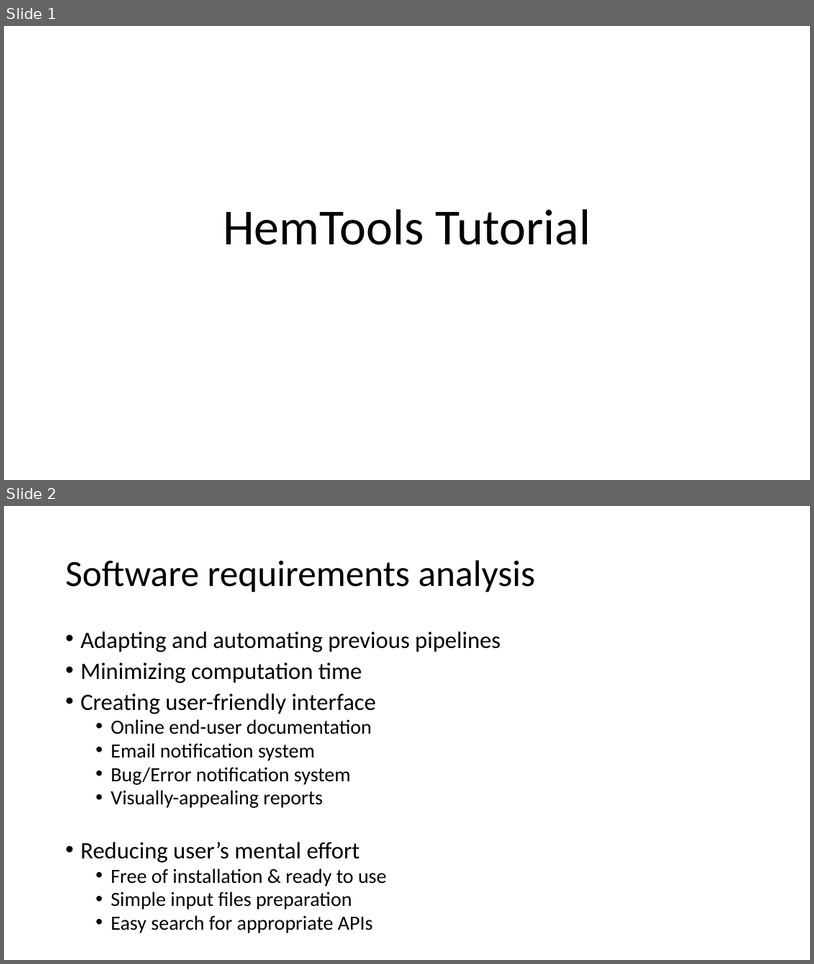
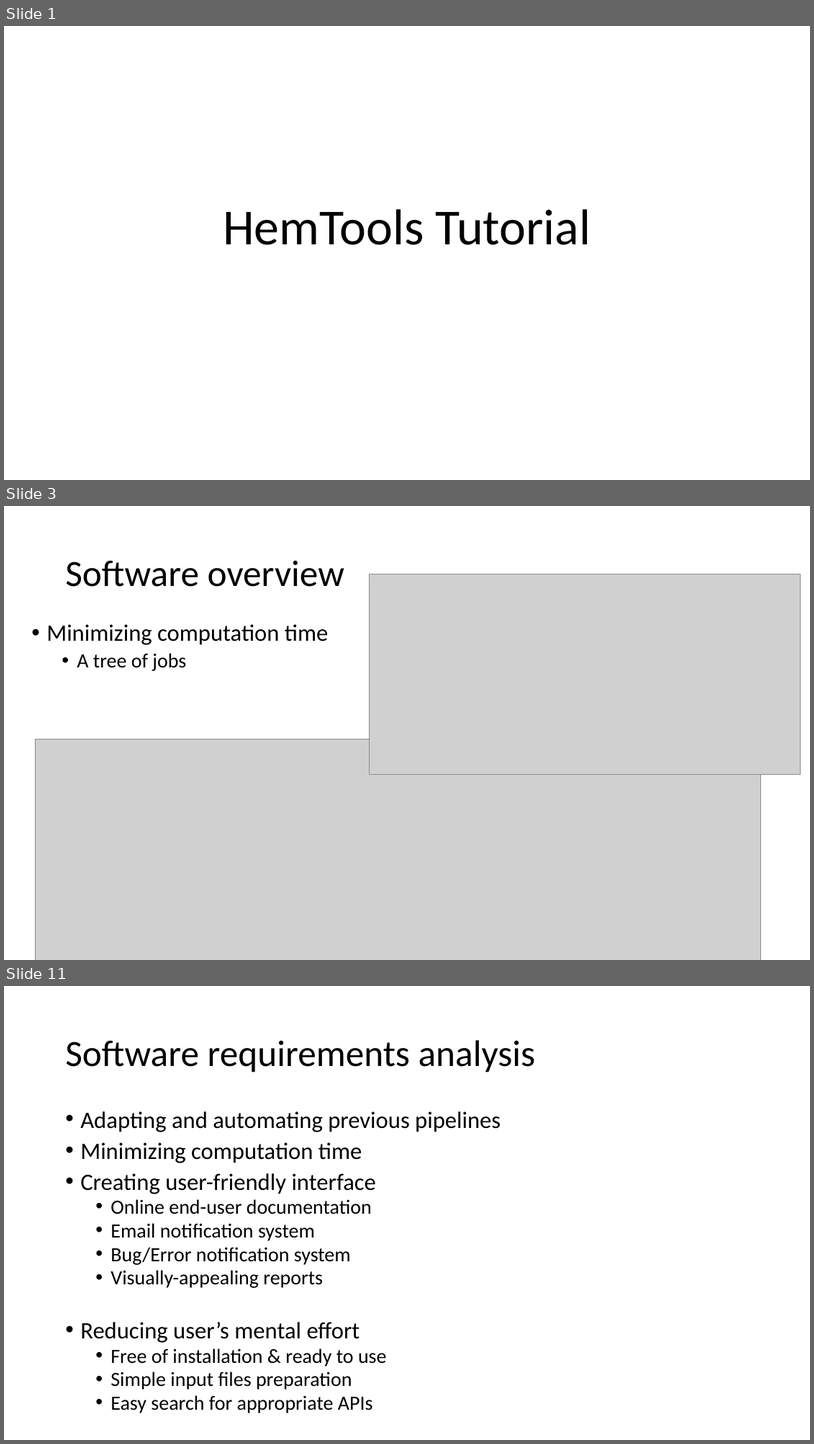
Before and after one commit to YichaoOU/HemTools, a slide deck: HemTools Tutorial.pptx. Shown one above the other, each under a label of ours: slides 1 and 2 before the commit, slides 1, 3 and 11 after it; the slides between them are not shown. The pictures are 814x964 and 814x1444 pixels, drawn with LibreOffice and Linux fonts; fonts in the diff are those of the drawing; grey boxes stand for pictures. Boxes give left, top, right and bottom in pixels: in the first picture for what was removed or moved away, otherwise in the second. Text is boxed around its words. In the diff, an @@ line names an element or a change of style, - is before the commit and + after.

```diff
--- a/HemTools Tutorial.pptx
+++ b/HemTools Tutorial.pptx
@@ slide 3 added at [4, 506, 810, 960], background #FFFFFF @@
@@ title added at [65, 560, 345, 587], 44 pt, text #000000 @@
+Software overview
@@ picture added at [369, 574, 801, 774] @@
@@ text added at [46, 624, 328, 671], 28 pt, text #000000 @@
+• Minimizing computation time
+  • A tree of jobs
@@ picture added at [35, 739, 761, 960] @@
@@ what was slide 2 is now slide 11 @@
```
Also in this commit, not shown: 8 other slides added, 1 slide removed, 12 other files.
